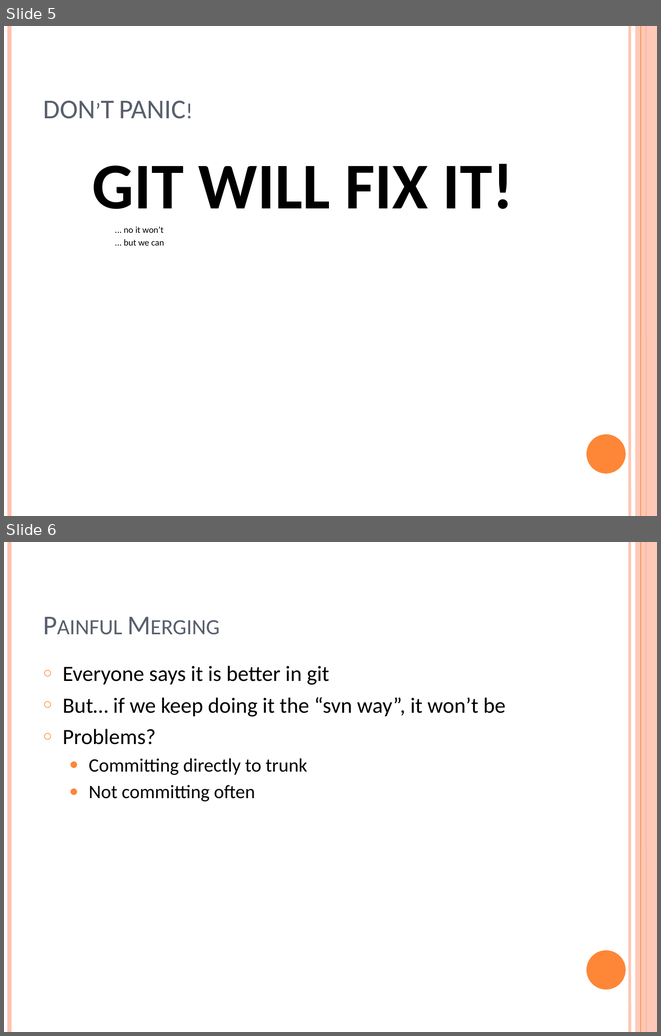
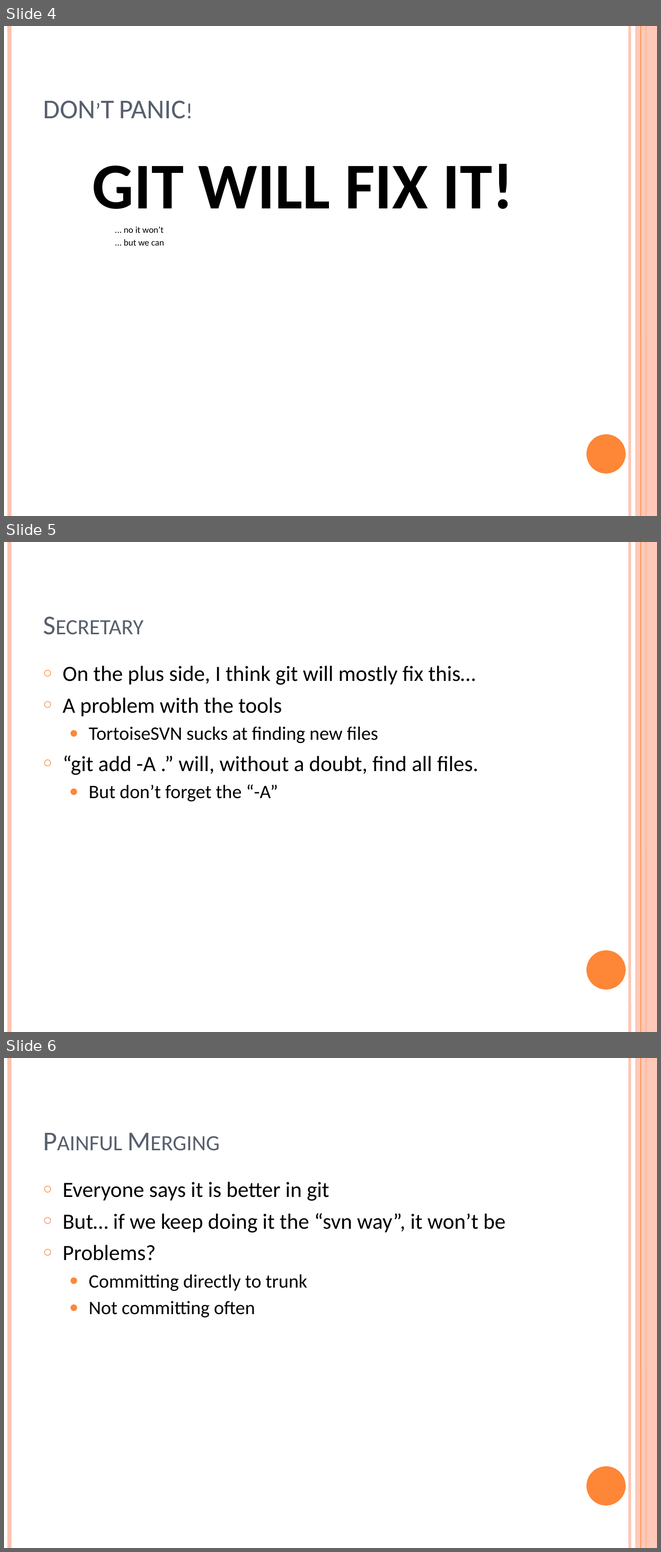
Before and after one commit to ungood/presentations, a slide deck: GitFlow/The Case for Git (Flow).pptx. Shown one above the other, each under a label of ours: slides 5 and 6 before the commit, slides 4, 5 and 6 after it. The pictures are 661x1036 and 661x1552 pixels, drawn with LibreOffice and Linux fonts; fonts in the diff are those of the drawing. Boxes give left, top, right and bottom in pixels: in the first picture for what was removed or moved away, otherwise in the second. Text is boxed around its words. In the diff, an @@ line names an element or a change of style, - is before the commit and + after.

```diff
--- a/GitFlow/The Case for Git (Flow).pptx
+++ b/GitFlow/The Case for Git (Flow).pptx
@@ slide 5 added at (4,542,657,1032), background #FFFFFF; not listed: 6 template elements that a slide beside it also shows @@
@@ title added at (37,562,570,643), 30 pt, text #575F6D, small capitals @@
+Secretary
@@ text added at (63,665,478,801), 24 pt, text #000000 @@
+○ On the plus side, I think git will mostly fix this…
+○ A problem with the tools
+  ● TortoiseSVN sucks at finding new files
+○ “git add -A .” will, without a doubt, find all files.
+  ● But don’t forget the “-A”
@@ what was slide 5 is now slide 4 @@
```
Also in this commit, not shown: 1 slide changed, 10 other slides added, 1 slide removed, 1 other file.
